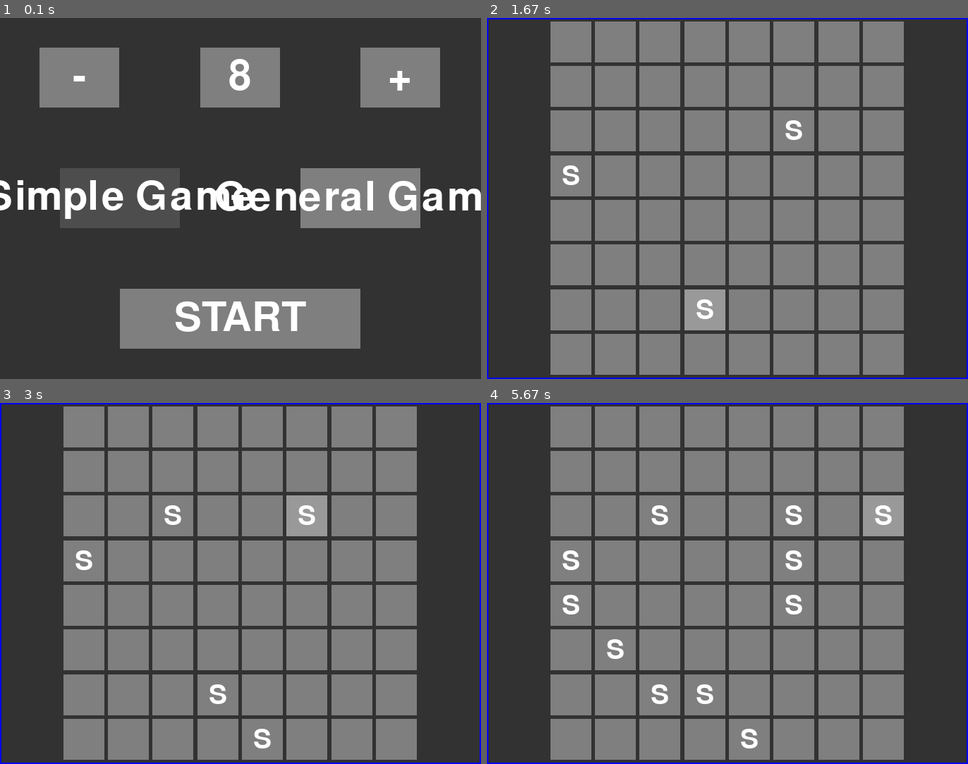
Above: before the commit, frames 1-4 (two rows, left to right).
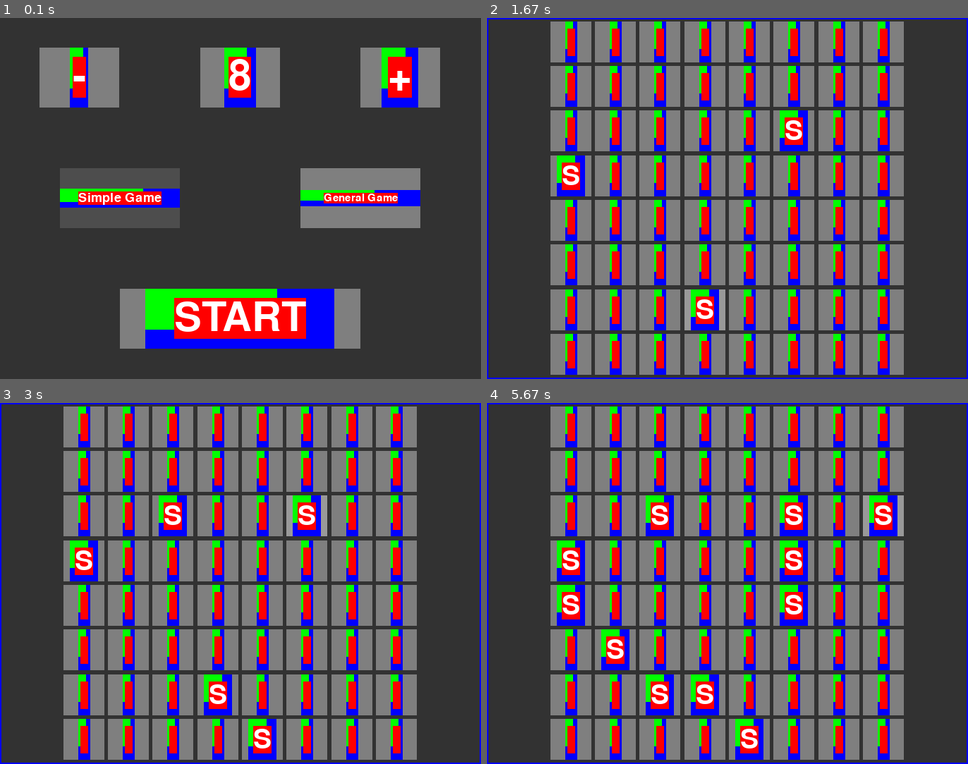
Above: after the commit, the same moments.

Repository: icaru52/sos-project-python
Game: pygame game, started from src/main.py
Same seed, same stepped clock (60 frames per second), same inputs: the game is played once before the commit and once after it.
Inputs (mouse positions are in pixels of both pictures, inside the frame that each line leads up to):
- Up to frame 1 (0.1 s): no input
- Up to frame 2 (1.67 s): click "START" at 0.38 s; press the mouse at (660, 43) at 0.7 s; move the mouse to (607, 115) at 0.8 s; release the mouse at (554, 187) at 0.93 s; press the mouse at (703, 220) at 1.03 s; move the mouse to (751, 184) at 1.13 s; release the mouse at (804, 147) at 1.27 s; press the mouse at (794, 86) at 1.37 s; move the mouse to (756, 209) at 1.47 s; release the mouse at (717, 328) at 1.6 s
- Up to frame 3 (3 s): press the mouse at (394, 471) at 1.7 s; move the mouse to (230, 522) at 1.8 s; release the mouse at (62, 572) at 1.93 s; press the mouse at (129, 514) at 2.03 s; move the mouse to (202, 615) at 2.13 s; release the mouse at (274, 720) at 2.27 s; press the mouse at (81, 428) at 2.37 s; move the mouse to (129, 478) at 2.47 s; release the mouse at (177, 525) at 2.6 s; press the mouse at (81, 561) at 2.7 s; move the mouse to (182, 547) at 2.8 s; release the mouse at (288, 532) at 2.93 s
- Up to frame 4 (5.67 s): press the mouse at (703, 428) at 3.03 s; move the mouse to (645, 507) at 3.13 s; release the mouse at (583, 587) at 3.27 s; press the mouse at (838, 561) at 3.37 s; move the mouse to (809, 587) at 3.47 s; release the mouse at (785, 615) at 3.6 s; press the mouse at (568, 471) at 3.7 s; move the mouse to (621, 579) at 3.8 s; release the mouse at (674, 691) at 3.93 s; press the mouse at (616, 428) at 4.03 s; move the mouse to (693, 504) at 4.13 s; release the mouse at (775, 579) at 4.27 s; press the mouse at (794, 514) at 4.37 s; move the mouse to (684, 543) at 4.47 s; release the mouse at (573, 576) at 4.6 s; press the mouse at (794, 428) at 4.7 s; move the mouse to (852, 558) at 4.8 s; release the mouse at (905, 688) at 4.93 s; press the mouse at (838, 561) at 5.03 s; move the mouse to (732, 597) at 5.13 s; release the mouse at (626, 637) at 5.27 s; press the mouse at (751, 561) at 5.37 s; move the mouse to (809, 547) at 5.47 s; release the mouse at (871, 536) at 5.6 s

The runs differ from the first frame. In frame 1, 13% of the frame differs, in the area x 0-100%, y 8-92%; in frame 2, 19%; in frame 3, 20%; in frame 4, 21%, in the area x 14-86%, y 0-99%.

Commit message:
ui button text fitting implimented, experimentation in progress

Diff:
--- a/src/ui.py
+++ b/src/ui.py
@@ -53,10 +53,21 @@
                 cur_color = self.color
         pygame.draw.rect(surface, cur_color, self.rect, 0)
 
-        if self.rect.height >= 10:
-            font = pygame.font.SysFont(None, int(self.rect.height))
+        if self.rect.height >= 5:
+            text = pygame.font.SysFont(None, 20).render(self.text, 1, (0,0,0))
+            rect = text.get_rect().fit(self.rect)
+            rect.center = self.rect.center
+
+            pygame.draw.rect(surface, (0,0,255), rect)
+
+            font = pygame.font.SysFont(None, int(rect.height))
+            test = font.size(self.text)
+            pygame.draw.rect(surface, (0, 255,0), pygame.Rect(rect.topleft, test))
             text = font.render(self.text, 1, self.text_color)
+
+            pygame.draw.rect(surface, (255,0,0), text.get_rect(center=self.rect.center))
             surface.blit(text, text.get_rect(center=self.rect.center))
+            #surface.blit(text, rect)
 
     def click(self, mouse_button: int = 1):
         outattr = self.event_attrs.copy()
